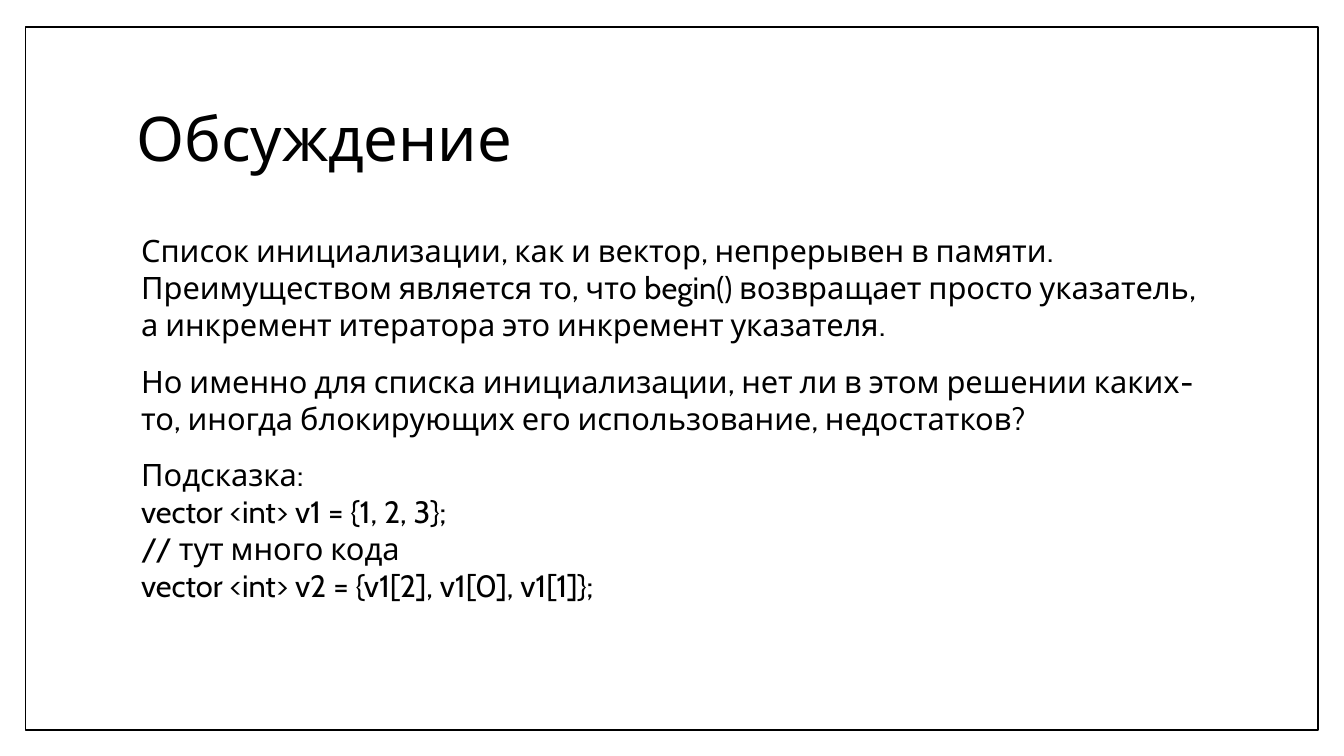
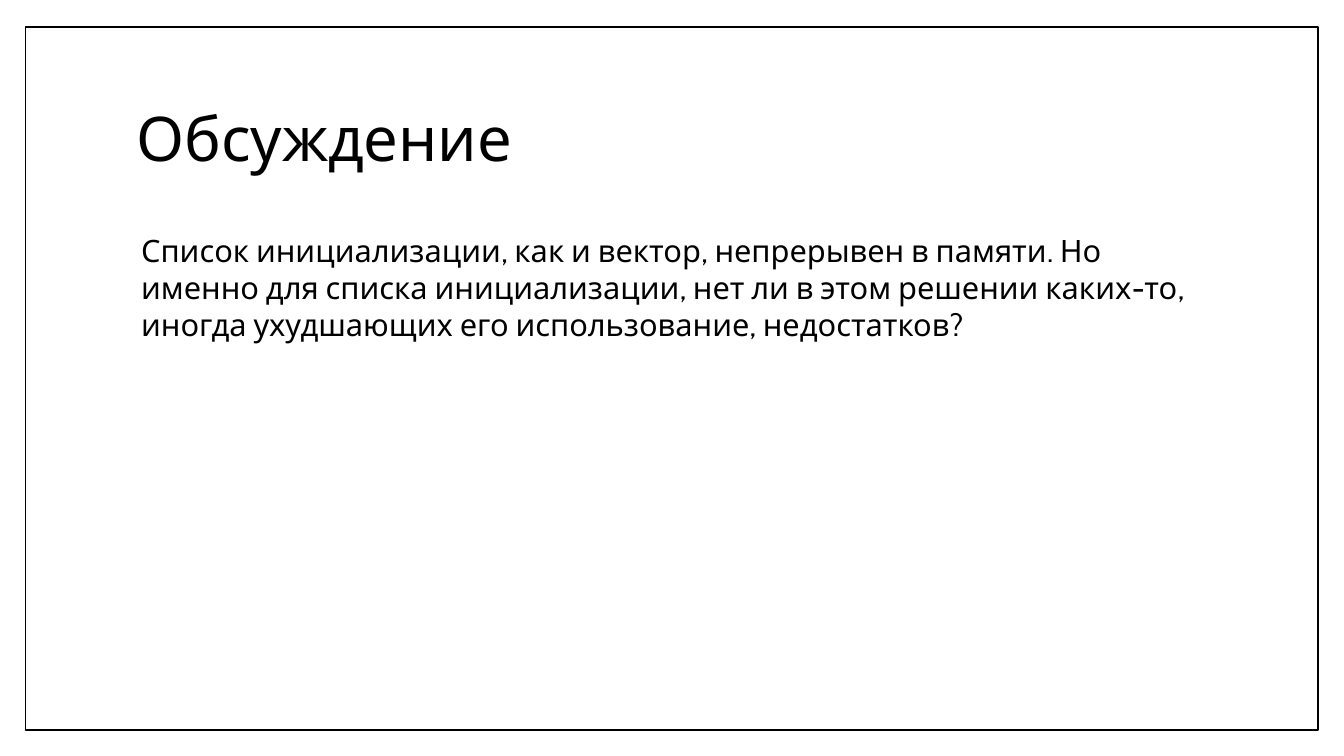
Before and after one commit to MIPT-ILab/cpp-lects-rus, a slide deck: slide 23 of slides/lec2-4-seq-containers.pptx. Drawn at 1344x756 pixels with LibreOffice and Linux fonts; fonts in the diff are those of the drawing. Boxes give left, top, right and bottom in pixels: in the first picture for what was removed or moved away, otherwise in the second. Text is boxed around its words. In the diff, an @@ line names an element or a change of style, - is before the commit and + after.

```diff
--- a/slides/lec2-4-seq-containers.pptx
+++ b/slides/lec2-4-seq-containers.pptx
@@ text at (141,239,1177,344): text changed @@
-Список инициализации, как и вектор, непрерывен в памяти. Преимуществом является то, что begin() возвращает просто указатель, а инкремент итератора это инкремент указателя.
-Но именно для списка инициализации, нет ли в этом решении каких-то, иногда блокирующих его использование, недостатков?
-Подсказка:
-vector <int> v1 = {1, 2, 3};
-// тут много кода
-vector <int> v2 = {v1[2], v1[0], v1[1]};
+Список инициализации, как и вектор, непрерывен в памяти. Но именно для списка инициализации, нет ли в этом решении каких-то, иногда ухудшающих его использование, недостатков?
```
Also in this commit, not shown: 1 other slide changed, 1 slide added, 5 other files.
